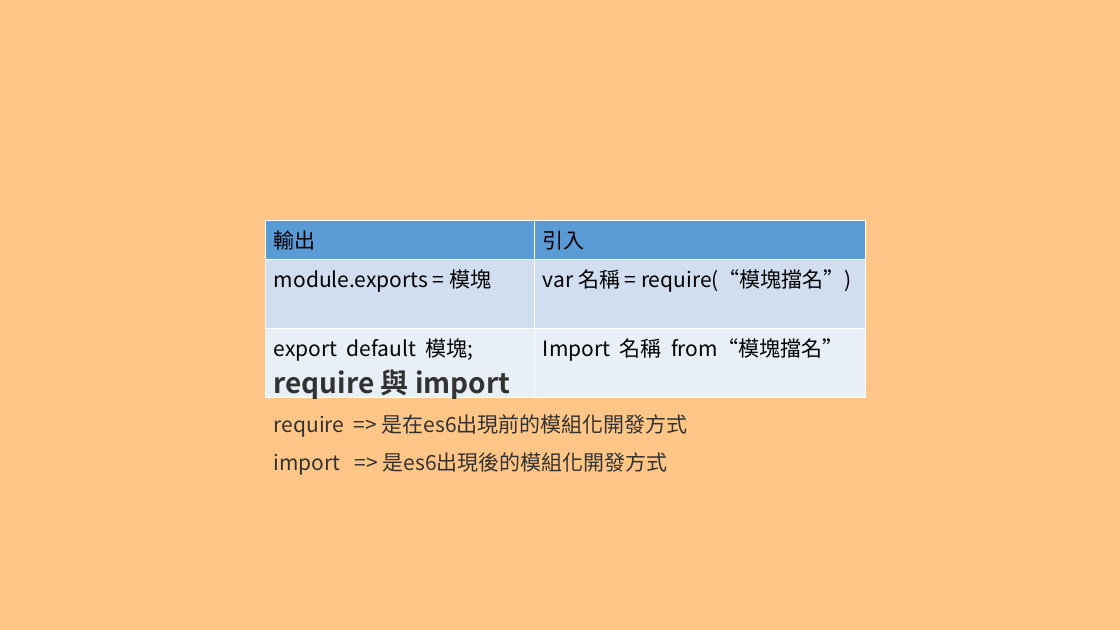
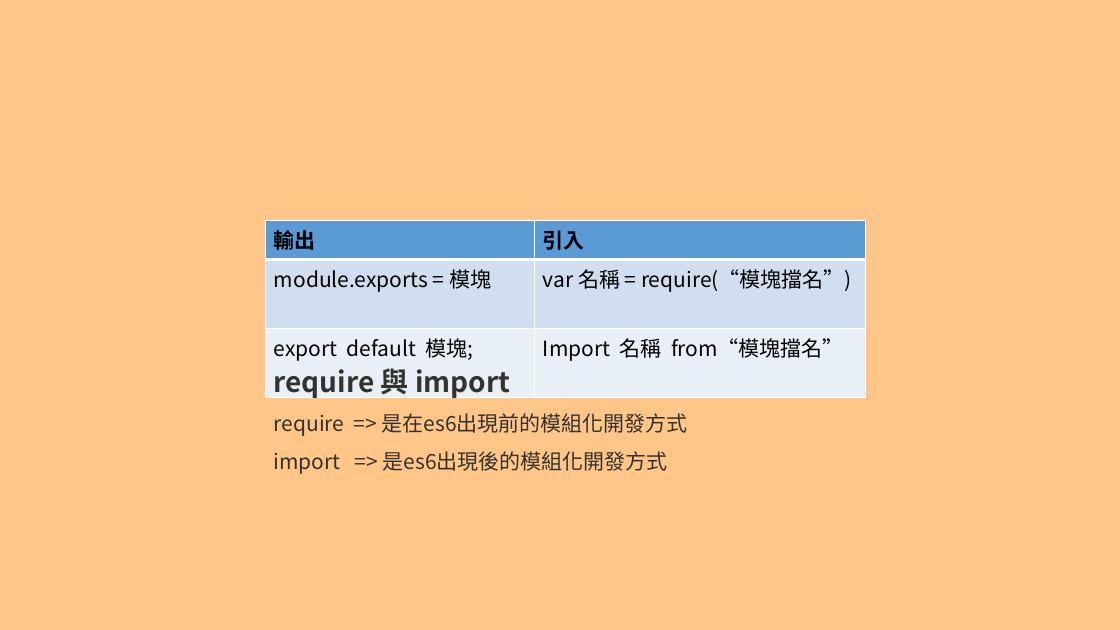
Before and after one commit to a23246542/JS_course_Intermediate_example, a slide deck: slide 51 of 現代 JavaScript 職人之路｜ 中階篇.pptx (slide 49 before the commit). Drawn at 1120x630 pixels with LibreOffice and Linux fonts; fonts in the diff are those of the drawing. Boxes give left, top, right and bottom in pixels: in the first picture for what was removed or moved away, otherwise in the second. Text is boxed around its words. In the diff, an @@ line names an element or a change of style, - is before the commit and + after.

```diff
--- a/現代 JavaScript 職人之路｜ 中階篇.pptx
+++ b/現代 JavaScript 職人之路｜ 中階篇.pptx
@@ table at (x1=266, y1=220, x2=865, y2=365) @@
@@ bold on in "輸出", "引入" @@
```
Also in this commit, not shown: 6 other slides changed, 5 slides added.
